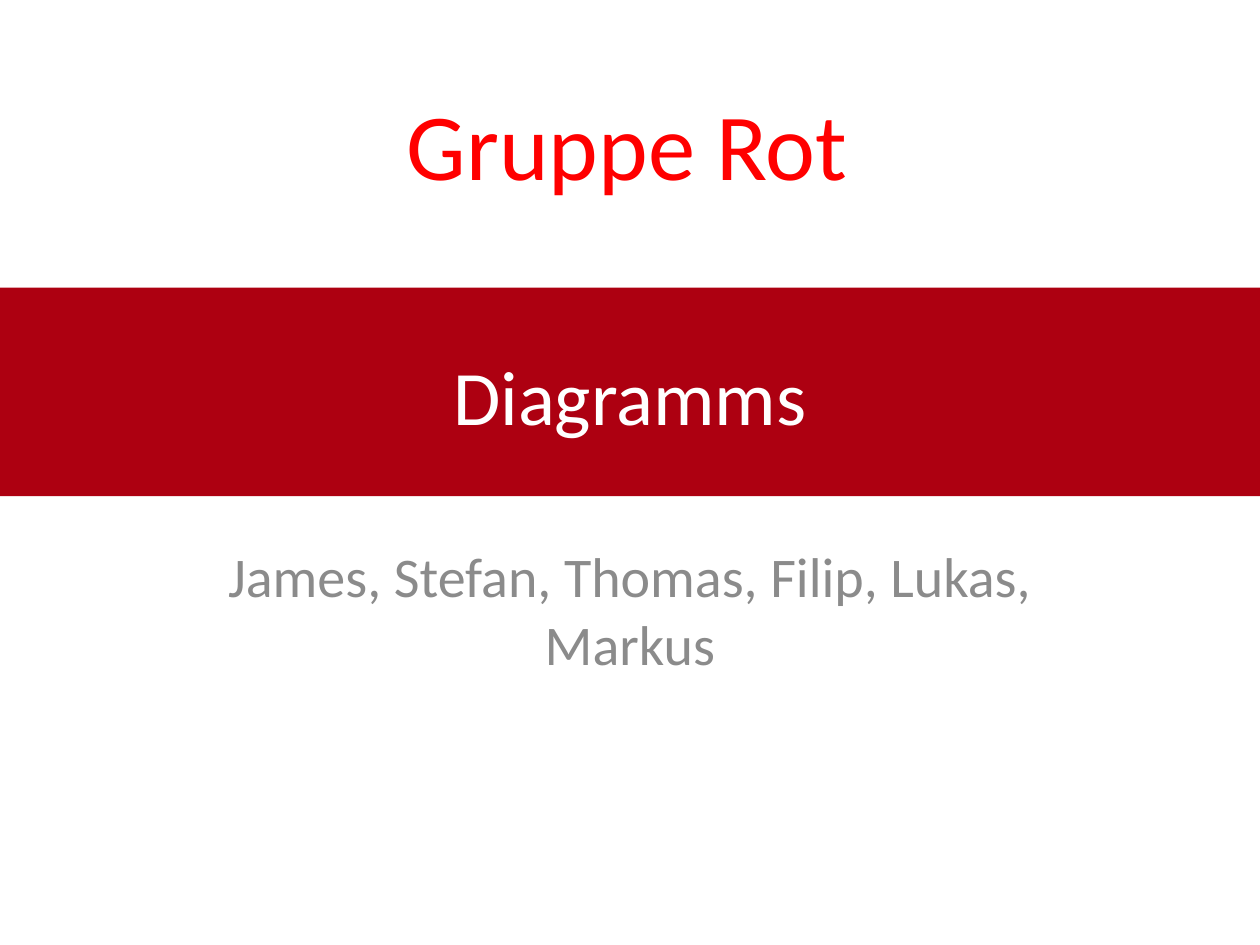
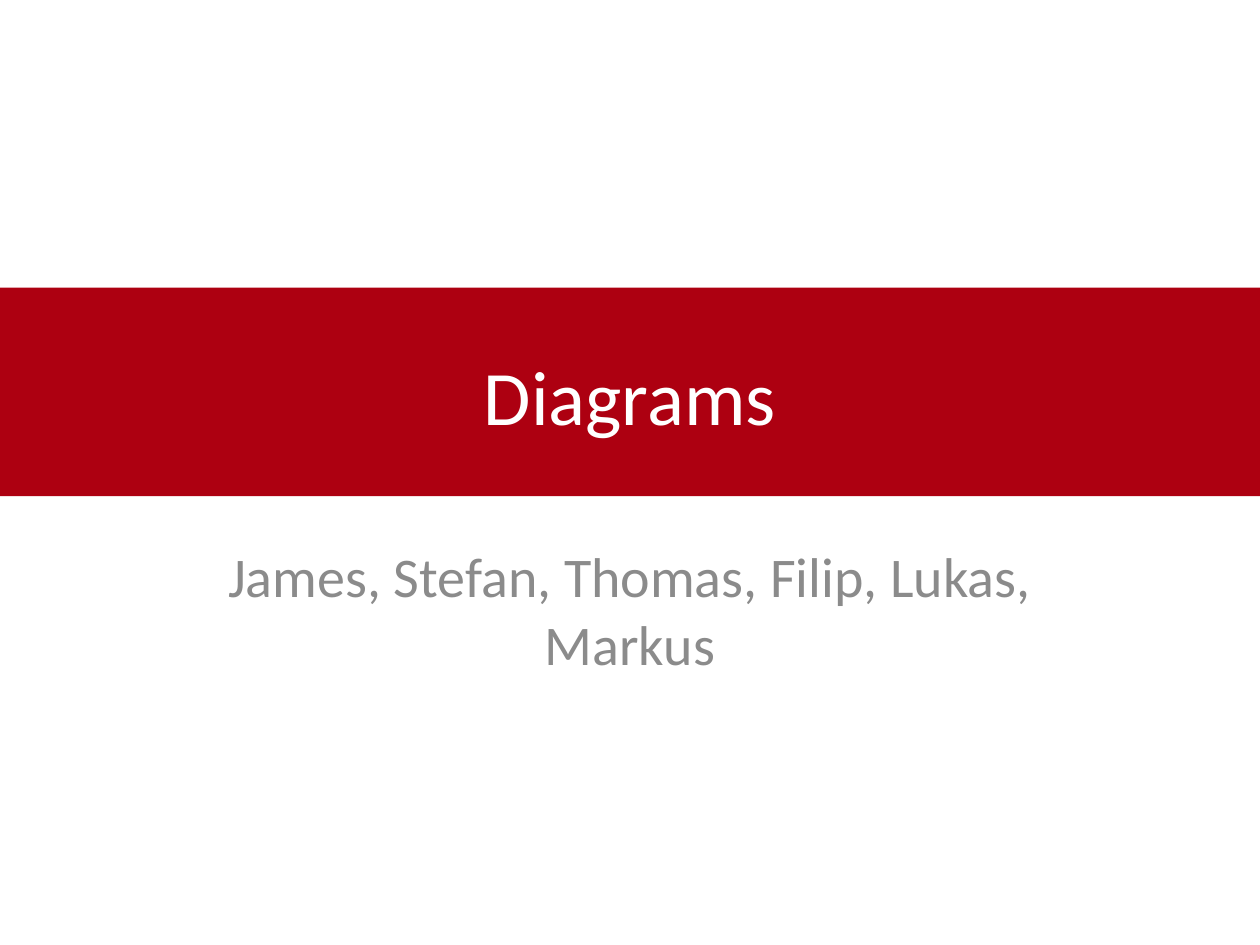
Before and after one commit to shylux/ch.bfh.bti7081.s2015.rot, a slide deck: slide 1 of doc/task07/design.pptx. Drawn at 1260x945 pixels with LibreOffice and Linux fonts; fonts in the diff are those of the drawing. Boxes give left, top, right and bottom in pixels: in the first picture for what was removed or moved away, otherwise in the second. Text is boxed around its words. In the diff, an @@ line names an element or a change of style, - is before the commit and + after.

Commit message:
updated class diagramm

```diff
--- a/doc/task07/design.pptx
+++ b/doc/task07/design.pptx
@@ text removed at (x1=407, y1=118, x2=848, y2=196) @@
-Gruppe Rot
@@ title at (x1=484, y1=372, x2=776, y2=439): text changed @@
-Diagramms
+Diagrams
```
Also in this commit, not shown: 6 other slides changed, 1 slide added, 2 other files.
